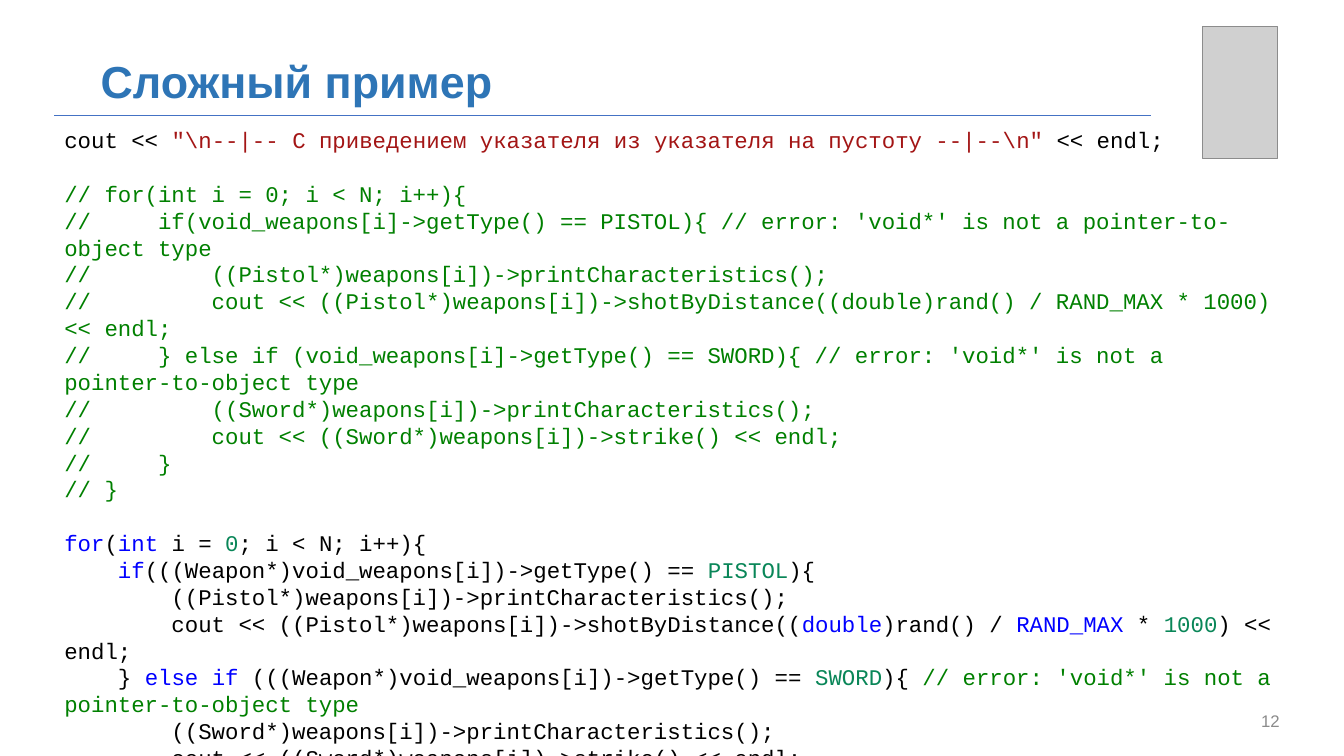
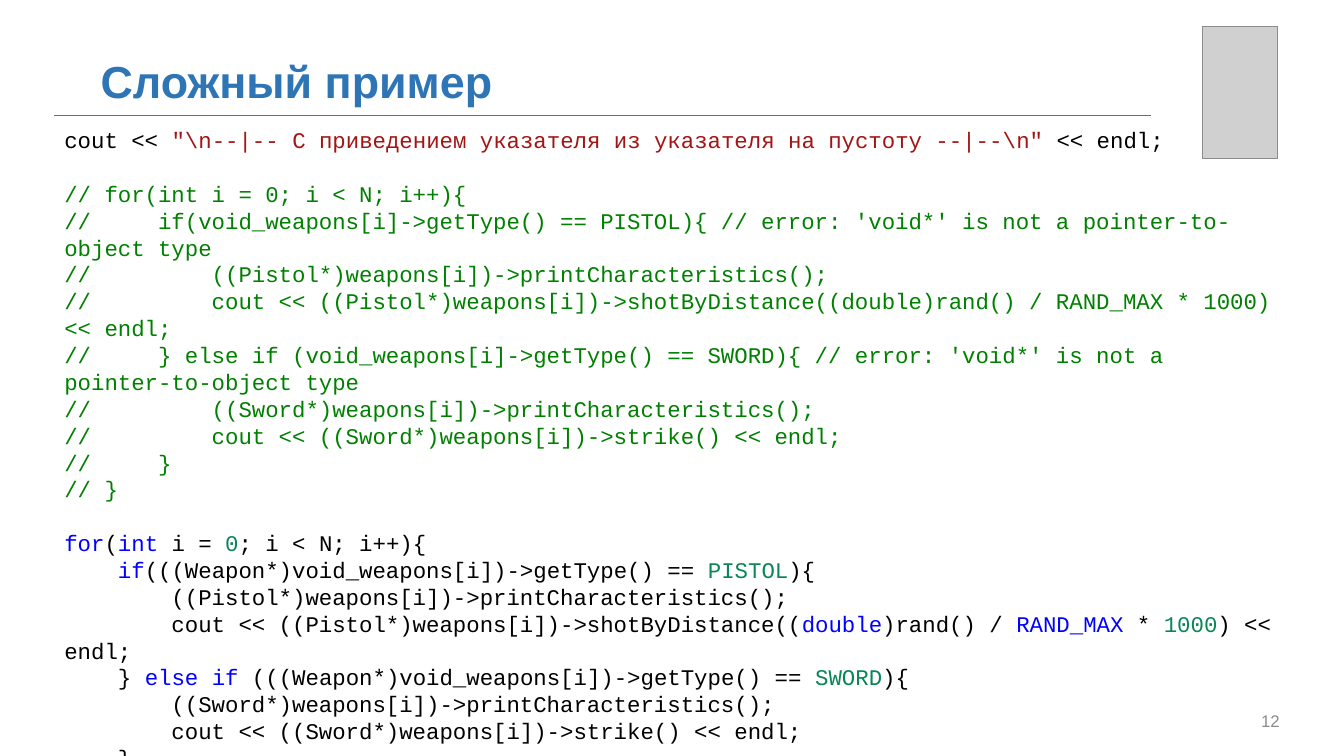
Before and after one commit to MUCTR-IKT-CPP/cpp_course, a slide deck: slide 12 of Лекции/2025/6/Абстрактные классы.pptx. Drawn at 1344x756 pixels with LibreOffice and Linux fonts; fonts in the diff are those of the drawing; grey boxes stand for pictures; background and template pictures are left out. Boxes give left, top, right and bottom in pixels: in the first picture for what was removed or moved away, otherwise in the second. Text is boxed around its words. In the diff, an @@ line names an element or a change of style, - is before the commit and + after.

```diff
--- a/Лекции/2025/6/Абстрактные классы.pptx
+++ b/Лекции/2025/6/Абстрактные классы.pptx
@@ text at [145,669,909,690]: text changed @@
-} else if (((Weapon*)void_weapons[i])->getType() == SWORD){ // error: 'void*' is not a pointer-to-object type
+} else if (((Weapon*)void_weapons[i])->getType() == SWORD){
```
Also in this commit, not shown: 2 other slides changed, 4 slides added, 1 other file.
